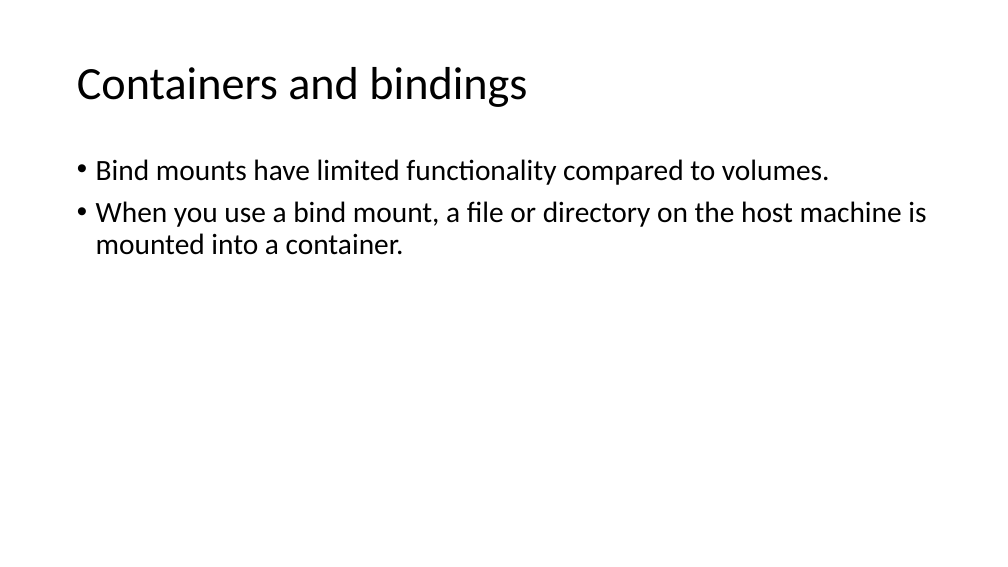
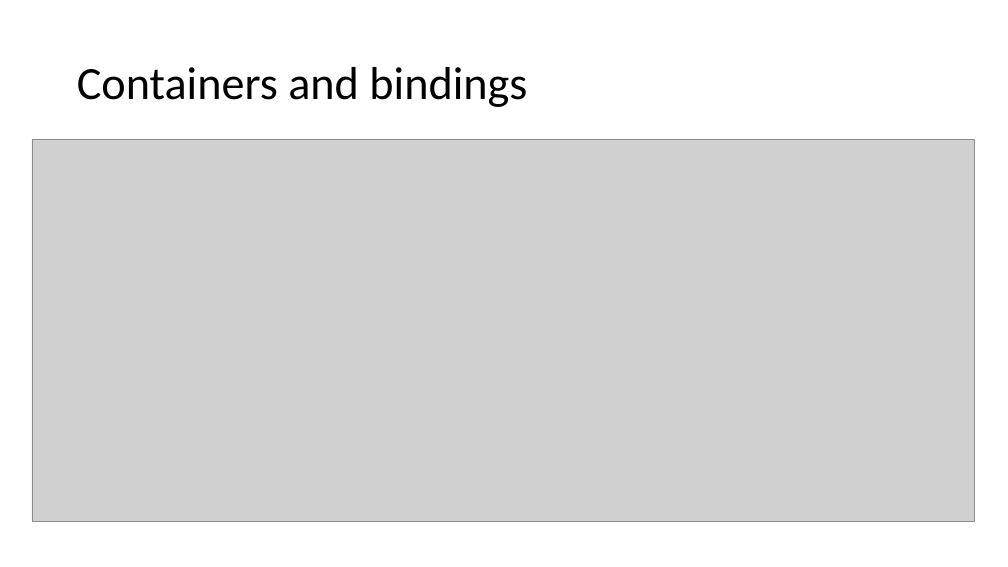
Before and after one commit to rogerscuall/docker-presentation, a slide deck: slide 31 of Docker presentation.pptx. Drawn at 1008x567 pixels with LibreOffice and Linux fonts; fonts in the diff are those of the drawing; grey boxes stand for pictures. Boxes give left, top, right and bottom in pixels: in the first picture for what was removed or moved away, otherwise in the second. Text is boxed around its words. In the diff, an @@ line names an element or a change of style, - is before the commit and + after.

Commit message:
update for the storage type bindings

```diff
--- a/Docker presentation.pptx
+++ b/Docker presentation.pptx
@@ picture added at (32,140,974,522) @@
@@ text removed at (96,159,926,255) @@
-• Bind mounts have limited functionality compared to volumes.
-• When you use a bind mount, a file or directory on the host machine is mounted into a container.
```
Also in this commit, not shown: 6 other slides changed, 4 slides added, 1 other file.
